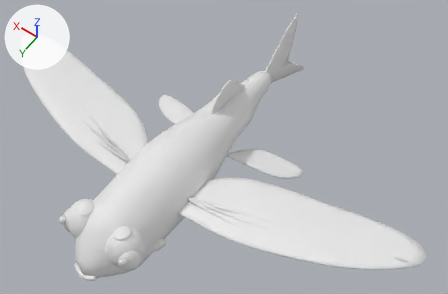
What one commit did to the FBX model EvolutionShop/Assets/EvolutionShop/Resources/Art/DioramaKit/DioramaGustgill.fbx.
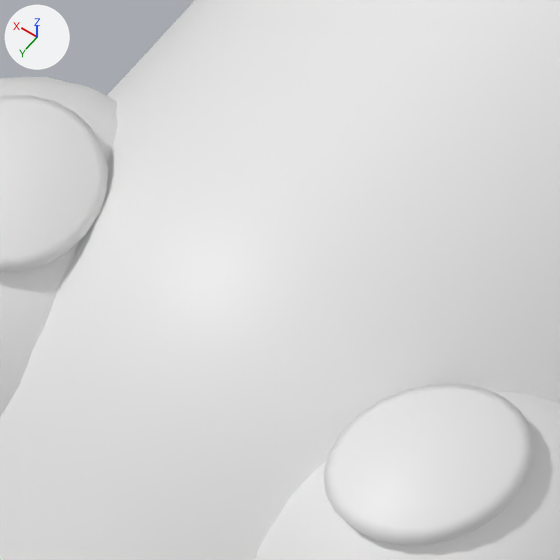
Each version appears first whole from a 50 mm camera at (-0.593, 0.694, 1.201) aimed at (-0.036, -0.085, -0.024), and next in a close-up on the part from 19% to 30% of the width and 65% to 82% of the height. The axes (+X, +Y, +Z) are drawn at upper left. The lights are the same throughout. The older version's two pictures come first. Where no turn or scale is listed for an object, it has been applied to the vertices.

Objects in the first close-up: 'Body', 'Eyes', 'Lids'.
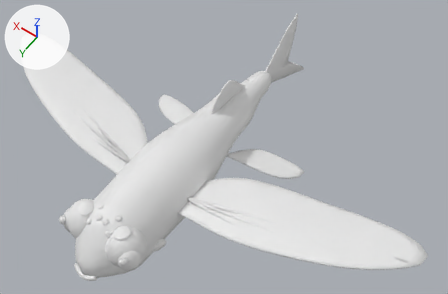
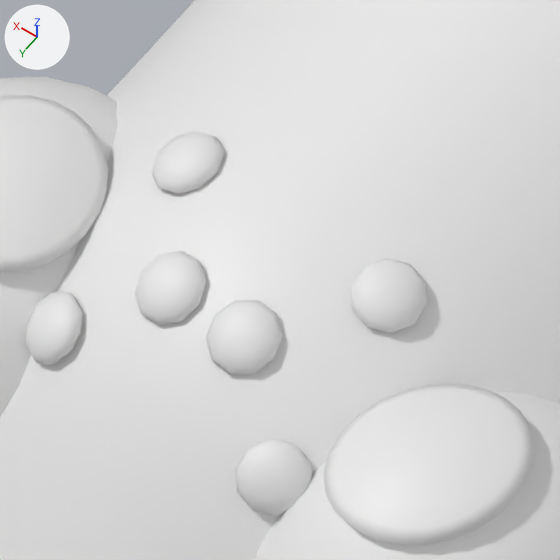
Location of each change, (x1, y1, x2, y2) in pixels of the close-ups (560 x 560 px):
part 1 of me_body_019, added: after (25, 291, 83, 365)
part 2 of me_body_019, added: after (235, 438, 312, 516)
part 3 of me_body_019, added: after (152, 131, 224, 194)
part 4 of me_body_019, added: after (350, 258, 427, 333)
part 5 of me_body_019, added: after (135, 251, 206, 325)
part 6 of me_body_019, added: after (206, 300, 282, 374)

Edits to the bpy script that builds the scene:
```text
Change me_body_019:
    used by ob_body; location = (0.0, 0.0, 0.0)
    remove me_body_019.from_pydata(...)  # 2418 vertices, 2484 faces; spans x -0.227..0.227, y -0.34..0.38, z -0.079..0.111
    add me_body_019.from_pydata(...)  # 2834 vertices, 2964 faces; spans x -0.227..0.227, y -0.34..0.38, z -0.079..0.111
    me_body_019 part 1: a new loose piece of 52 vertices spanning x 0.021..0.034, y 0.302..0.315, z 0.085..0.095, in mat_dk_gustgillbelly (white #e7e7e7)
    me_body_019 part 2: a new loose piece of 52 vertices spanning x -0.034..-0.021, y 0.302..0.315, z 0.085..0.095, in mat_dk_gustgillbelly (white #e7e7e7)
    me_body_019 part 3: a new loose piece of 52 vertices spanning x 0.018..0.032, y 0.265..0.279, z 0.099..0.106, in mat_dk_gustgillbelly (white #e7e7e7)
    me_body_019 part 4: a new loose piece of 52 vertices spanning x -0.032..-0.018, y 0.265..0.279, z 0.099..0.106, in mat_dk_gustgillbelly (white #e7e7e7)
    me_body_019 part 5: a new loose piece of 52 vertices spanning x 0.002..0.016, y 0.288..0.3, z 0.098..0.106, in mat_dk_gustgillbelly (white #e7e7e7)
    me_body_019 part 6: a new loose piece of 52 vertices spanning x -0.016..-0.002, y 0.288..0.3, z 0.098..0.106, in mat_dk_gustgillbelly (white #e7e7e7)
    other edits to the shape of me_body_019 do not show in these pictures
```
